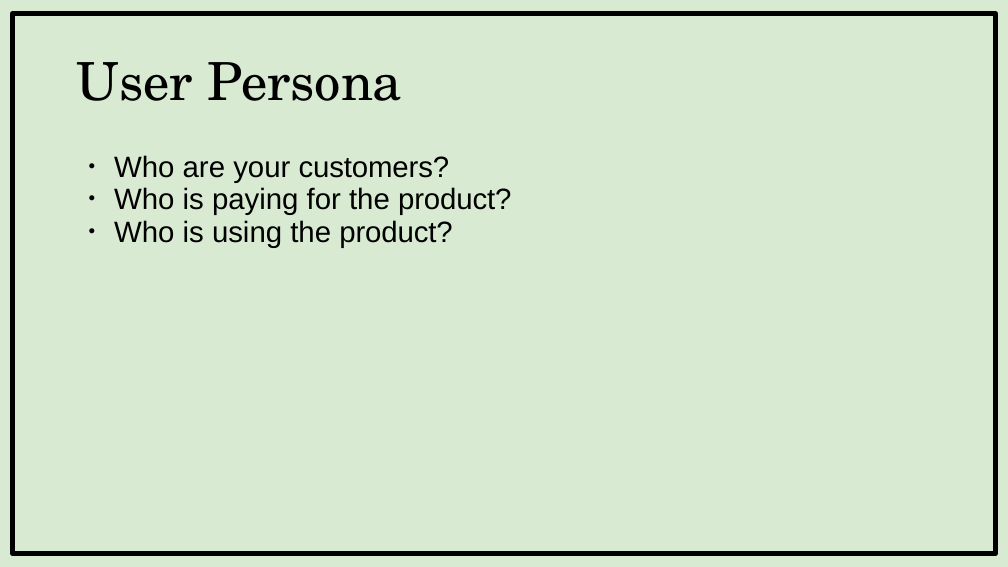
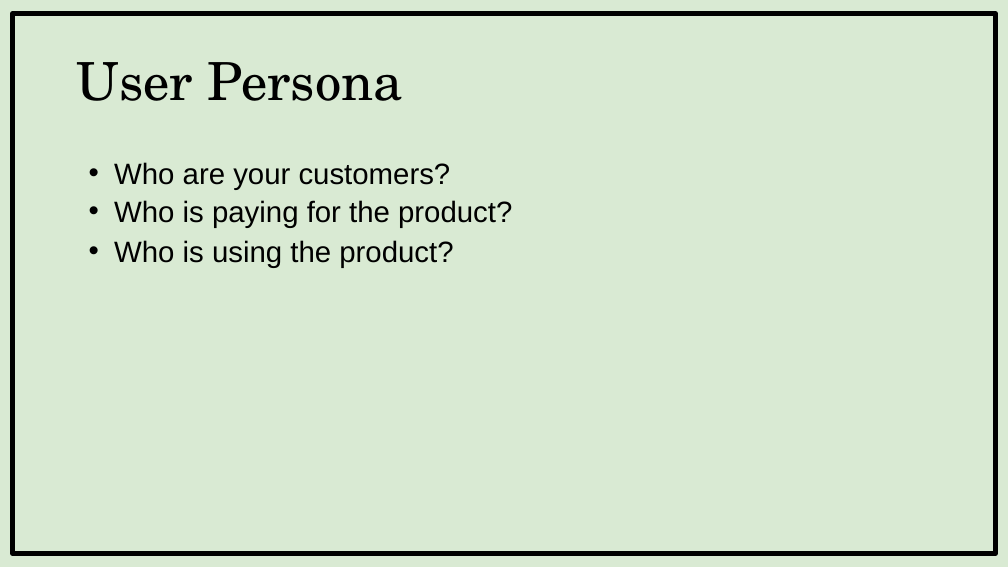
Before and after one commit to Wraptron/incubation-frontend, a slide deck: slide 6 of public/Nirmaan Sample Pitchdeck.pptx. Drawn at 1008x567 pixels with LibreOffice and Linux fonts; fonts in the diff are those of the drawing. Boxes give left, top, right and bottom in pixels: in the first picture for what was removed or moved away, otherwise in the second. Text is boxed around its words. In the diff, an @@ line names an element or a change of style, - is before the commit and + after.

```diff
--- a/public/Nirmaan Sample Pitchdeck.pptx
+++ b/public/Nirmaan Sample Pitchdeck.pptx
@@ text "Who are your customers?" at (x1=114, y1=162, x2=512, y2=267): letter spacing -0.1 to 0 pt in "customers?", "product?", "product?"; line spacing 31.9pt to 1.14; less space between paragraphs; line spacing 30.2pt to 1.08 @@
```
Also in this commit, not shown: 11 other slides changed, 8 other files.
